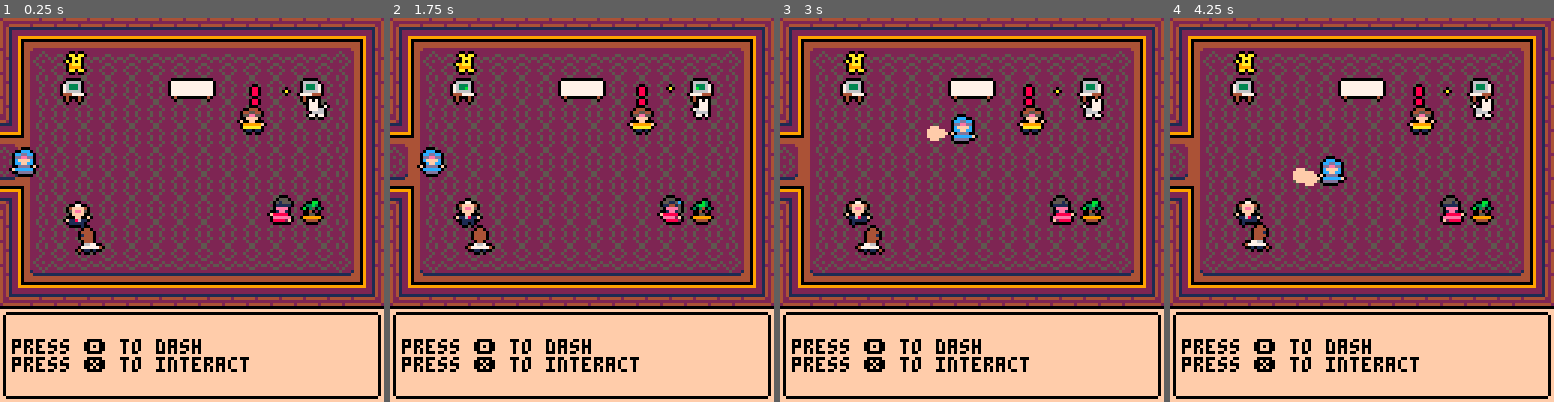
Above: before the commit, frames 1-4 (left to right).
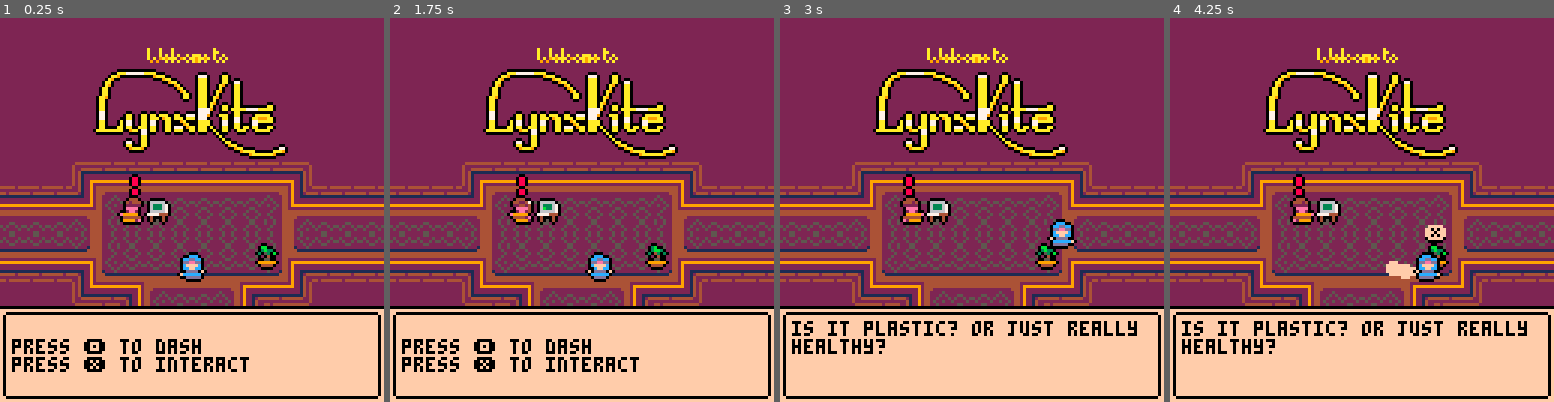
Above: after the commit, the same moments.

Repository: darabos/lynxkite-interview-pico8
Game: PICO-8 cartridge lynxkite.p8
Two runs of this game, one before a commit and one after it. Both use one fixed random seed, a clock stepped at 60 frames per second and the inputs below.
Inputs:
- Up to frame 1 (0.25 s): no input
- Up to frame 2 (1.75 s): tap X (X key) at 0.33, 1.07 s; tap O (Z key) at 0.7, 1.7 s; hold Right from 1.6 s (still down)
- Up to frame 3 (3 s): tap X (X key) at 1.85, 2.97 s; release Right at 2.1 s; tap O (Z key) at 2.1, 2.5, 2.9 s; hold Up 2.15-2.42 s; hold Right from 2.47 s (still down)
- Up to frame 4 (4.25 s): release Right at 3.03 s; hold Left 3.08-3.58 s; tap O (Z key) at 3.3, 3.7, 4.1 s; hold Down 3.63-3.97 s; hold Right from 4.02 s (still down); tap X (X key) at 4.08 s

The runs differ from the first frame. In frame 1, 39% of the frame differs, in the area x 0-100%, y 0-75%; in frame 2, 39%; in frame 3, 41%; in frame 4, 42%, in the area x 0-100%, y 0-93%.

Commit message:
A title screen.

Diff:
--- a/lynxkite.p8
+++ b/lynxkite.p8
@@ -15,12 +15,17 @@
   draw=draw_player,
   update=update_player,
  }
- into_the_office()
+ into_the_title()
 end
 function into_the_office()
  location="office"
  background=draw_office
+ f=0
  music(0)
+	contain=function(o)
+	 o.x=mid(4,o.x,116)
+	 o.y=mid(3,o.y,79)
+	end
  local whiteboard={
   interact=function() transition_to(into_the_metaverse) end,
   x=60, y=20, draw=draw_whiteboard}
@@ -49,6 +54,7 @@
            whiteboard.interact=function()
             dialog="\f2when you touch the marker to the whiteboard...\n\fethe metaverse\f2 opens up!\nyou fall into the whiteboard!"
             whiteboard.interact=function()
+												 sfx(21)
              transition_to(into_the_metaverse)
             end
            end
@@ -83,7 +89,7 @@
  {x=21, y=10, sprite=51,flip=0,draw=dance,
  update=update_pet,sfx=11,
  interact=function()
-  dialog="you pet the dog.\nyou decide to keep an eye on it lest you step on them while working on the whiteboard."end},
+  dialog="you pet the dog.\nyou sure wouldn't want to trip over it while working on the whiteboard."end},
  {x=101, y=25, sprite=53,flip=1,draw=dance,
  update=update_pet,sfx=10,
  interact=function()
@@ -96,12 +102,65 @@
   dialog="an unlocked terminal. you hack into the corporate network and...\njust kidding! look, a puppy!"end},
  }
 end
+
+function into_the_title()
+ location="title"
+ background=function()
+  cls(2)
+  map(16)
+ end
+ contain=function(o)
+  o.x=mid(31,o.x,90)
+  o.y=mid(48,o.y,79)
+ end
+ p.x=60
+ p.y=84
+ local desk={x=40,y=60,sprite=57,flip=1,
+ interact=function(s)
+  dialog="welcome to lynxkite! you are here to interview for a software engineer role, right?\n❎"
+  s.interact=function()
+	  dialog="let me show you the way to the office!\n\n❎"
+	  s.interact=function()
+		  transition_to(function()
+		   p.x=4
+		   p.y=42
+     dialog="\npress 🅾️ to dash\npress ❎ to interact"
+		   into_the_office()
+		  end)
+		 end
+	 end
+ end,
+ draw=function(o)
+  sh(a%2+o.sprite,o.x,o.y,a\2%2==0)
+  pal(8,9)
+  pal(12,7)
+  pal(5,4)
+  pal(1,2)
+  spr(a%2+o.sprite,o.x,o.y,1,1,a\2%2==0)
+  pal()
+ end}
+ local logo={x=32,y=16,
+ draw=function(o)
+  ssh(64,32,64,32,o.x,o.y)
+--  sspr(64,32,)
+ end}
+ p.alert=desk
+ objects={p,desk,logo,
+ {x=85,y=75,sprite=26,flip=3,
+  draw=dance,interact=function()
+   dialog="is it plastic? or just really healthy?"
+  end},
+ {x=49,y=60,sprite=42,flip=0,draw=dance},
+ }
+end
+
 function transition_to(f)
- sfx(21)
- transition={
-  start=t(),
-  switch=f,
- }
+ if transition==nil then
+	 transition={
+	  start=t(),
+	  switch=f,
+	 }
+	end
 end
 function allblack()
  pal({0,0,0,0,0,0,0,0,0,0,0,0,0,0,0,0})
@@ -154,8 +213,8 @@
  spr(28,20,87)
  spr(28,99,87)
  --draw wires
- local wx=16
- local wy=48
+ local wx=40
+ local wy=40
  for i=0,15 do
   for j=0,7 do
    local c=sget(wx+i,wy+j)
@@ -232,10 +291,10 @@
   local size=(5-ph)*(5-ph)*(5-ph)
   local cx=p.x+4
   local cy=p.y+4
-  rectfill(0,0,127,cy-size,0)
-  rectfill(0,0,cx-size,127,0)
-  rectfill(127,0,cx+size,127,0)
-  rectfill(0,127,127,cy+size,0)
+  rectfill(-1,-1,128,cy-size,0)
+  rectfill(-1,-1,cx-size,128,0)
+  rectfill(128,0,cx+size,128,0)
+  rectfill(0,128,128,cy+size,0)
   palt(0,false)
   palt(7,true)
   sspr(104,0,24,24,cx-size,cy-size,size*2+1,size*2+1)
@@ -278,7 +337,6 @@
  f=(f+1)%3000
  local tick=stat(56)
  if tick<100 and last_tick>100 then
-  local x=f
   f=(f+18)\36*36
  end
  last_tick=tick
@@ -322,16 +380,6 @@
   if c!=nil then
    c.interact(c)
   end
- end
-end
-
-function contain(p)
- if location=="office" then
-  p.x=mid(4,p.x,116)
-  p.y=mid(3,p.y,79)
- elseif location=="metaverse" then
-  p.x=mid(8,p.x,112)
-  p.y=mid(6,p.y,76)
  end
 end
 
@@ -458,9 +506,15 @@
 
 function into_the_metaverse()
  location="metaverse"
+ f=0
  music(3,nil,7)
  p.alert=nil
  background=draw_metaverse
+	contain=function(o)
+	 o.x=mid(8,o.x,112)
+	 o.y=mid(6,o.y,76)
+	end
+	dialog="you see a linked list before you. please reverse the order of its elements."
  local dog={
   x=21, y=10, sprite=51,flip=0,draw=dance,
   update=update_pet,sfx=11,
@@ -574,10 +628,10 @@
  for i=1,#s do
   local c=tonum(sub(s,i,i))
   if i>1 and (#s-i)%3==2 then
-   ssh(91,32,3,8,x,y+1)
+   ssh(51,56,3,8,x,y+1)
    x+=3
   end
-  ssh(40+c*5,32,5,8,x,y)
+  ssh(c*5,56,5,8,x,y)
   x+=6
  end
 end
@@ -689,53 +743,61 @@
 
 
 
+…(8 lines of a section not shown)…
 __map__
 0708080808080808080808080808080900000000000000000000000000000000000000000000000000000000000000000000000000000000000000000000000000000000000000000000000000000000000000000000000000000000000000000000000000000000000000000000000000000000000000000000000000000000
-1704050505050505050505050505061900000000000000000000000000000000000000000000000000000000000000000000000000000000000000000000000000000000000000000000000000000000000000000000000000000000000000000000000000000000000000000000000000000000000000000000000000000000
-1714151515151515151515151515161900000000000000000000000000000000000000000000000000000000000000000000000000000000000000000000000000000000000000000000000000000000000000000000000000000000000000000000000000000000000000000000000000000000000000000000000000000000
-1714151515151515151515151515161900000000000000000000000000000000000000000000000000000000000000000000000000000000000000000000000000000000000000000000000000000000000000000000000000000000000000000000000000000000000000000000000000000000000000000000000000000000
-0a14151515151515151515151515161900000000000000000000000000000000000000000000000000000000000000000000000000000000000000000000000000000000000000000000000000000000000000000000000000000000000000000000000000000000000000000000000000000000000000000000000000000000
-0614151515151515151515151515161900000000000000000000000000000000000000000000000000000000000000000000000000000000000000000000000000000000000000000000000000000000000000000000000000000000000000000000000000000000000000000000000000000000000000000000000000000000
-2614151515151515151515151515161900000000000000000000000000000000000000000000000000000000000000000000000000000000000000000000000000000000000000000000000000000000000000000000000000000000000000000000000000000000000000000000000000000000000000000000000000000000
-0b14151515151515151515151515161900000000000000000000000000000000000000000000000000000000000000000000000000000000000000000000000000000000000000000000000000000000000000000000000000000000000000000000000000000000000000000000000000000000000000000000000000000000
-1714151515151515151515151515161900000000000000000000000000000000000000000000000000000000000000000000000000000000000000000000000000000000000000000000000000000000000000000000000000000000000000000000000000000000000000000000000000000000000000000000000000000000
-1714151515151515151515151515161900000000000000000000000000000000000000000000000000000000000000000000000000000000000000000000000000000000000000000000000000000000000000000000000000000000000000000000000000000000000000000000000000000000000000000000000000000000
-1724252525252525252525252525261900000000000000000000000000000000000000000000000000000000000000000000000000000000000000000000000000000000000000000000000000000000000000000000000000000000000000000000000000000000000000000000000000000000000000000000000000000000
-2728282828282828282828282828282900000000000000000000000000000000000000000000000000000000000000000000000000000000000000000000000000000000000000000000000000000000000000000000000000000000000000000000000000000000000000000000000000000000000000000000000000000000
-…(37 lines of a section not shown)…
+1704050505050505050505050505061900000000000062636465000000000000000000000000000000000000000000000000000000000000000000000000000000000000000000000000000000000000000000000000000000000000000000000000000000000000000000000000000000000000000000000000000000000000
+171415151515151515151515151516190000000048494a4b4c4d4e4f00000000000000000000000000000000000000000000000000000000000000000000000000000000000000000000000000000000000000000000000000000000000000000000000000000000000000000000000000000000000000000000000000000000
+171415151515151515151515151516190000000058595a5b5c5d5e5f00000000000000000000000000000000000000000000000000000000000000000000000000000000000000000000000000000000000000000000000000000000000000000000000000000000000000000000000000000000000000000000000000000000
+0a1415151515151515151515151516190000000068696a6b6c6d6e6f00000000000000000000000000000000000000000000000000000000000000000000000000000000000000000000000000000000000000000000000000000000000000000000000000000000000000000000000000000000000000000000000000000000
+061415151515151515151515151516190000000078797a7b7c7d7e7f00000000000000000000000000000000000000000000000000000000000000000000000000000000000000000000000000000000000000000000000000000000000000000000000000000000000000000000000000000000000000000000000000000000
+2614151515151515151515151515161900000007080808080808080809000000000000000000000000000000000000000000000000000000000000000000000000000000000000000000000000000000000000000000000000000000000000000000000000000000000000000000000000000000000000000000000000000000
+0b1415151515151515151515151516190808080a040505050505050613080808000000000000000000000000000000000000000000000000000000000000000000000000000000000000000000000000000000000000000000000000000000000000000000000000000000000000000000000000000000000000000000000000
+1714151515151515151515151515161905050506141515151515151604050505000000000000000000000000000000000000000000000000000000000000000000000000000000000000000000000000000000000000000000000000000000000000000000000000000000000000000000000000000000000000000000000000
+1714151515151515151515151515161925252526141515151515151624252525000000000000000000000000000000000000000000000000000000000000000000000000000000000000000000000000000000000000000000000000000000000000000000000000000000000000000000000000000000000000000000000000
+172425252525252525252525252526192828280b242525252525252603282828000000000000000000000000000000000000000000000000000000000000000000000000000000000000000000000000000000000000000000000000000000000000000000000000000000000000000000000000000000000000000000000000
+2728282828282828282828282828282900000027280b04050506032829000000000000000000000000000000000000000000000000000000000000000000000000000000000000000000000000000000000000000000000000000000000000000000000000000000000000000000000000000000000000000000000000000000
+…(37 lines of a section not shown)…
Not shown, changed: 58 lines of the sprite sheet (__gfx__) section of lynxkite.p8
